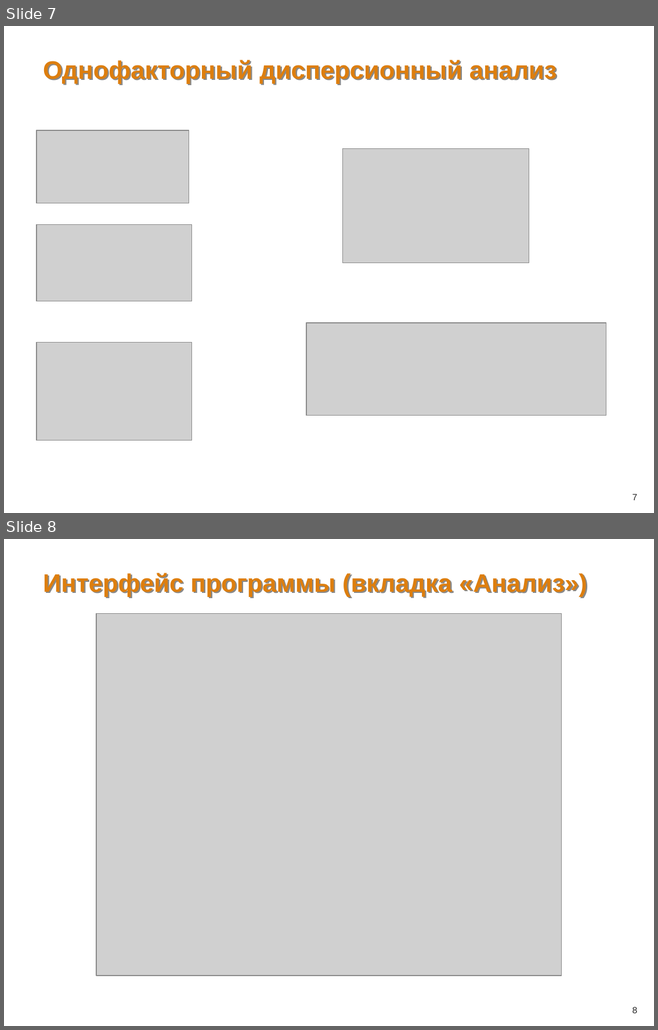
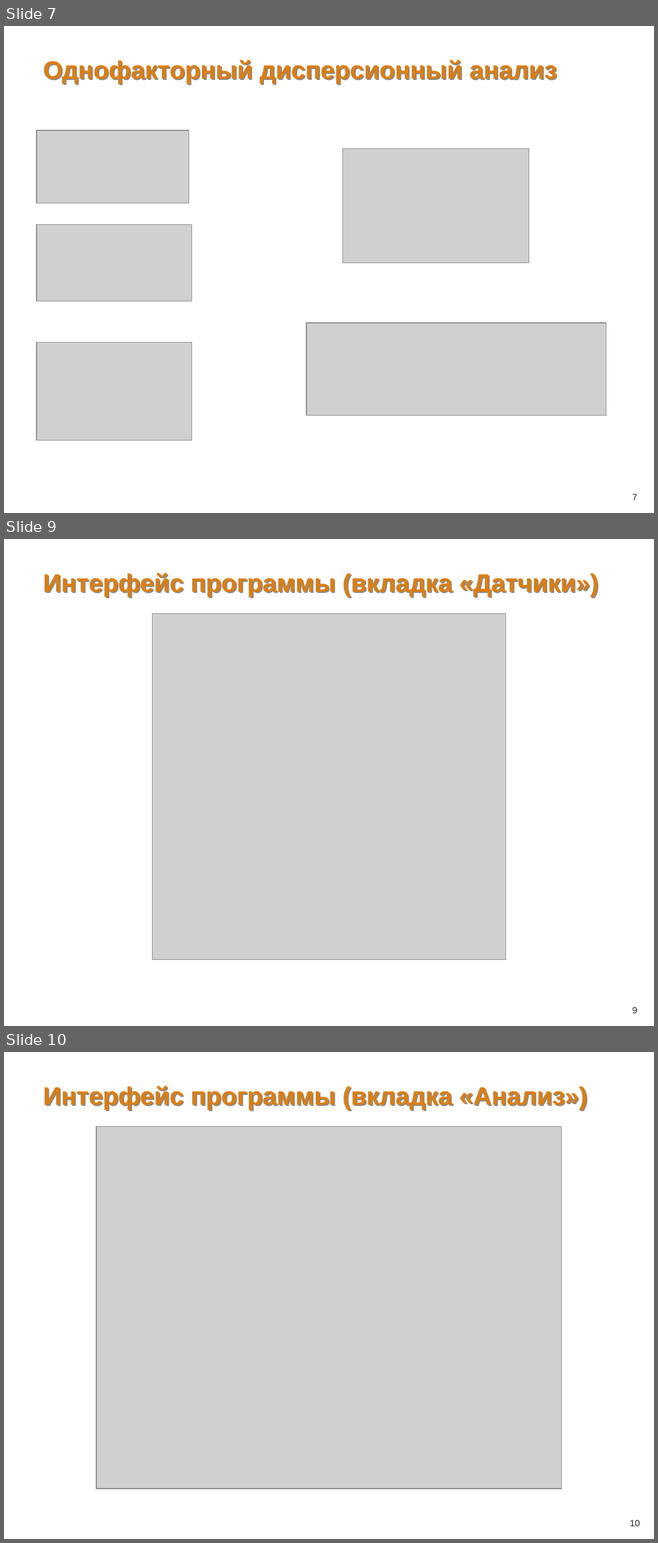
Before and after one commit to kradunches/ari-metiostation, a slide deck: doc/Презентация.ppt. Shown one above the other, each under a label of ours: slides 7 and 8 before the commit, slides 7, 9 and 10 after it; the slides between them are not shown. The pictures are 658x1030 and 658x1543 pixels, drawn with LibreOffice and Linux fonts; fonts in the diff are those of the drawing; grey boxes stand for pictures; background and template pictures are left out. Boxes give left, top, right and bottom in pixels: in the first picture for what was removed or moved away, otherwise in the second. Text is boxed around its words. In the diff, an @@ line names an element or a change of style, - is before the commit and + after.

```diff
--- a/doc/Презентация.ppt
+++ b/doc/Презентация.ppt
@@ slide 9 added at (x1=4, y1=539, x2=654, y2=1026), background picture (left out) @@
@@ title added at (x1=43, y1=573, x2=598, y2=597), 28 pt, text #DD7E0E, bold @@
+Интерфейс программы (вкладка «Датчики»)
@@ picture added at (x1=152, y1=614, x2=505, y2=960) @@
@@ page number added at (x1=632, y1=1007, x2=637, y2=1013), 10 pt, text #262626 @@
+9
@@ what was slide 8 is now slide 10 @@
@@ page number at (x1=629, y1=1520, x2=639, y2=1526): text changed @@
-8
+10
```
Also in this commit, not shown: 5 slides changed, 3 other slides added, 3 slides removed, 3 other files.
